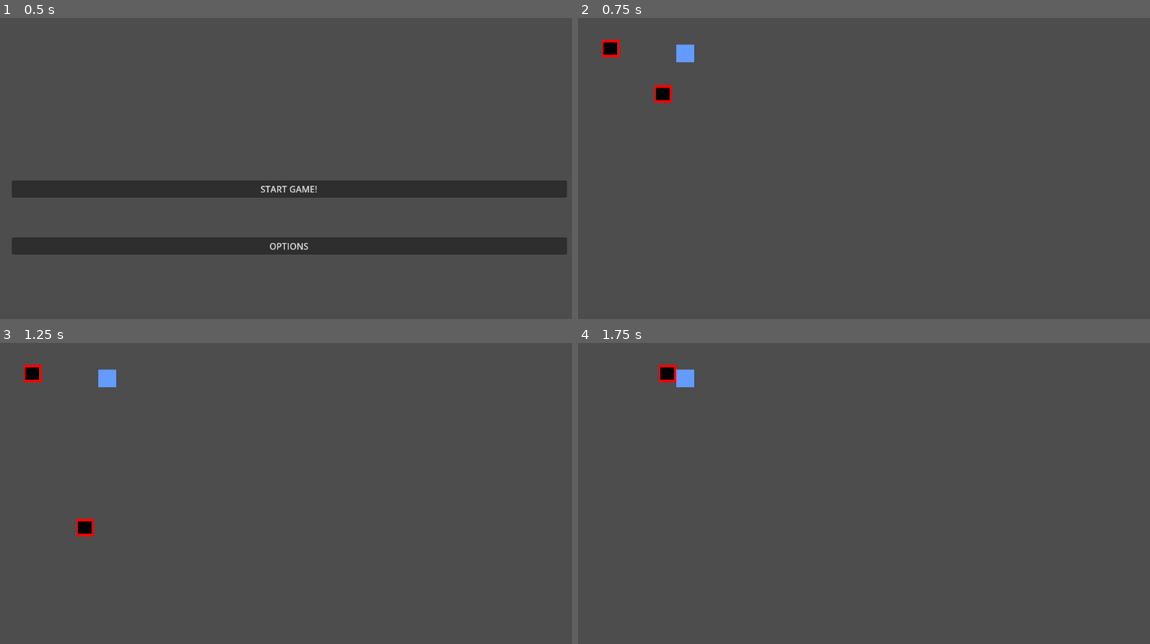
Above: before the commit, frames 1-4 (two rows, left to right).
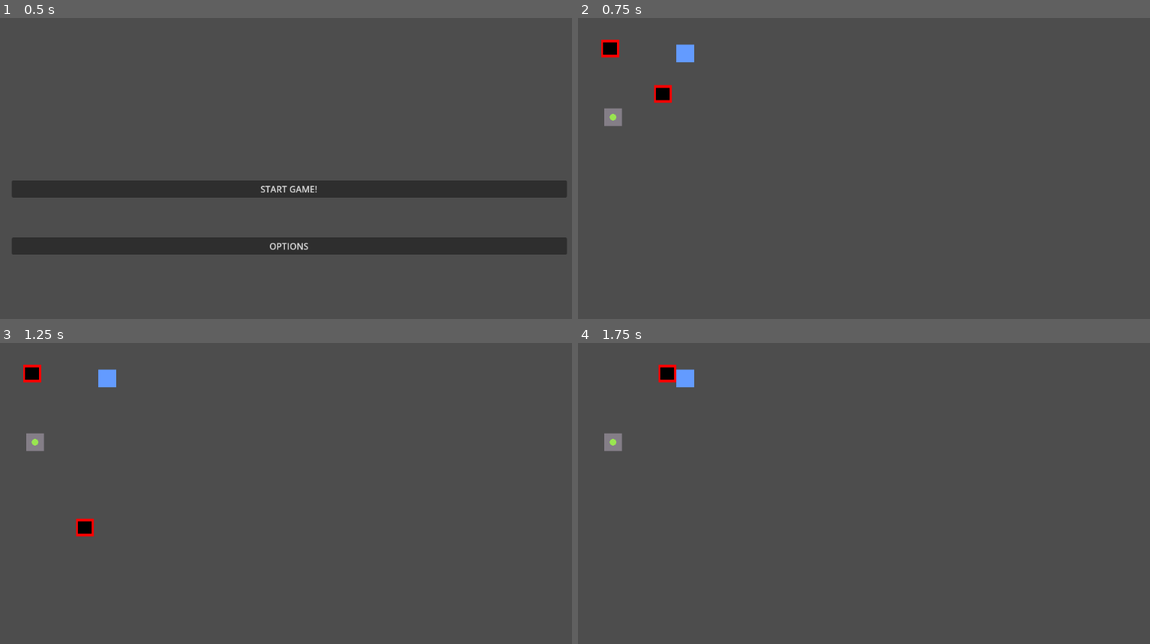
Above: after the commit, the same moments.

Repository: Pi-pol/Tachyon-race
Game: Godot game, scene res://Scenes/MainMenu.tscn
The game is run twice, just before and just after one commit, with the same random seed, the same clock (stepped at 60 frames per second) and the same inputs.
Inputs (mouse positions are in pixels of both pictures, inside the frame that each line leads up to):
- Up to frame 1 (0.5 s): no input
- Up to frame 2 (0.75 s): click "START GAME!" at 0.5 s
- Up to frame 3 (1.25 s): no input
- Up to frame 4 (1.75 s): move the mouse to (1001, 523) at 1.27 s; hold Right (ui_right) from 1.28 s (still down); click (1001, 523) at 1.42 s

Frame 1 is identical in both runs. In frame 2, 0.2% of the frame differs, in the area x 4-8%, y 30-36%; in frame 3, 0.2%; in frame 4, 0.2%.

Commit message:
acction fild added

Diff:
--- a/Scenes/1stlevel.tscn
+++ b/Scenes/1stlevel.tscn
@@ -1,9 +1,15 @@
-[gd_scene load_steps=8 format=3 uid="uid://oo0vn7fcpglf"]
+[gd_scene load_steps=11 format=3 uid="uid://oo0vn7fcpglf"]
 
 [ext_resource type="PackedScene" uid="uid://dtk3e2suufm0m" path="res://Scenes/player.tscn" id="1_y7u1b"]
 [ext_resource type="Texture2D" uid="uid://dpb31771lqv1" path="res://sth.png" id="2_40tig"]
+[ext_resource type="PackedScene" uid="uid://bsc27jlyp74gh" path="res://Scenes/action_emmiter.tscn" id="2_pu3r0"]
 [ext_resource type="Texture2D" uid="uid://begckgk320i22" path="res://character.png" id="2_xif6h"]
 [ext_resource type="Shader" path="res://Scenes/1stlevel.gdshader" id="3_41vm3"]
+[ext_resource type="PackedScene" uid="uid://byvm3u2388a0w" path="res://Scenes/button_game.tscn" id="6_4hc3a"]
+
+[sub_resource type="CapsuleShape2D" id="CapsuleShape2D_6584t"]
+radius = 8.0
+height = 34.0
 
 [sub_resource type="RectangleShape2D" id="RectangleShape2D_60p0f"]
 size = Vector2(32, 32)
@@ -25,6 +31,13 @@
 limit_bottom = 2000
 position_smoothing_enabled = true
 position_smoothing_speed = 18.0
+
+[node name="action_emmiter" parent="Player" instance=ExtResource("2_pu3r0")]
+
+[node name="CollisionShape2D" parent="Player/action_emmiter" index="0"]
+position = Vector2(0, 25)
+rotation = 1.5708
+shape = SubResource("CapsuleShape2D_6584t")
 
 [node name="jakiśKamień" type="StaticBody2D" parent="."]
 metadata/_edit_group_ = true
@@ -49,3 +62,8 @@
 material = SubResource("ShaderMaterial_h14jk")
 scale = Vector2(32, 32)
 shape = SubResource("RectangleShape2D_0cajd")
+
+[node name="ButtonGame" parent="." instance=ExtResource("6_4hc3a")]
+position = Vector2(82, 179)
+
+[editable path="Player/action_emmiter"]
--- /dev/null
+++ b/Scenes/action_emmiter.tscn
@@ -0,0 +1,5 @@
+[gd_scene format=3 uid="uid://bsc27jlyp74gh"]
+
+[node name="action_emmiter" type="Area2D"]
+
+[node name="CollisionShape2D" type="CollisionShape2D" parent="."]
--- /dev/null
+++ b/Scenes/button_game.tscn
@@ -0,0 +1,23 @@
+[gd_scene load_steps=5 format=3 uid="uid://byvm3u2388a0w"]
+
+[ext_resource type="Script" path="res://Scripts/ButtonGame.gd" id="1_smq3e"]
+[ext_resource type="Texture2D" uid="uid://gyir0vifmt4p" path="res://button.png" id="2_62bly"]
+[ext_resource type="PackedScene" uid="uid://cy5giqpciqlg8" path="res://Scenes/action_fild.tscn" id="3_q23bv"]
+
+[sub_resource type="RectangleShape2D" id="RectangleShape2D_osnqu"]
+size = Vector2(32, 32)
+
+[node name="ButtonGame" type="Node2D"]
+script = ExtResource("1_smq3e")
+
+[node name="Sprite2D" type="Sprite2D" parent="."]
+texture = ExtResource("2_62bly")
+
+[node name="ActionFild" parent="." instance=ExtResource("3_q23bv")]
+
+[node name="CollisionShape2D" parent="ActionFild" index="0"]
+shape = SubResource("RectangleShape2D_osnqu")
+
+[connection signal="area_entered" from="ActionFild" to="." method="_on_action_fild_area_entered"]
+
+[editable path="ActionFild"]
--- /dev/null
+++ b/Scripts/ButtonGame.gd
@@ -0,0 +1,5 @@
+extends Node2D
+
+
+func _on_action_fild_area_entered(area):
+	queue_free() # Replace with function body.
Binary file added: button.png
Not shown, added: button.png.import
